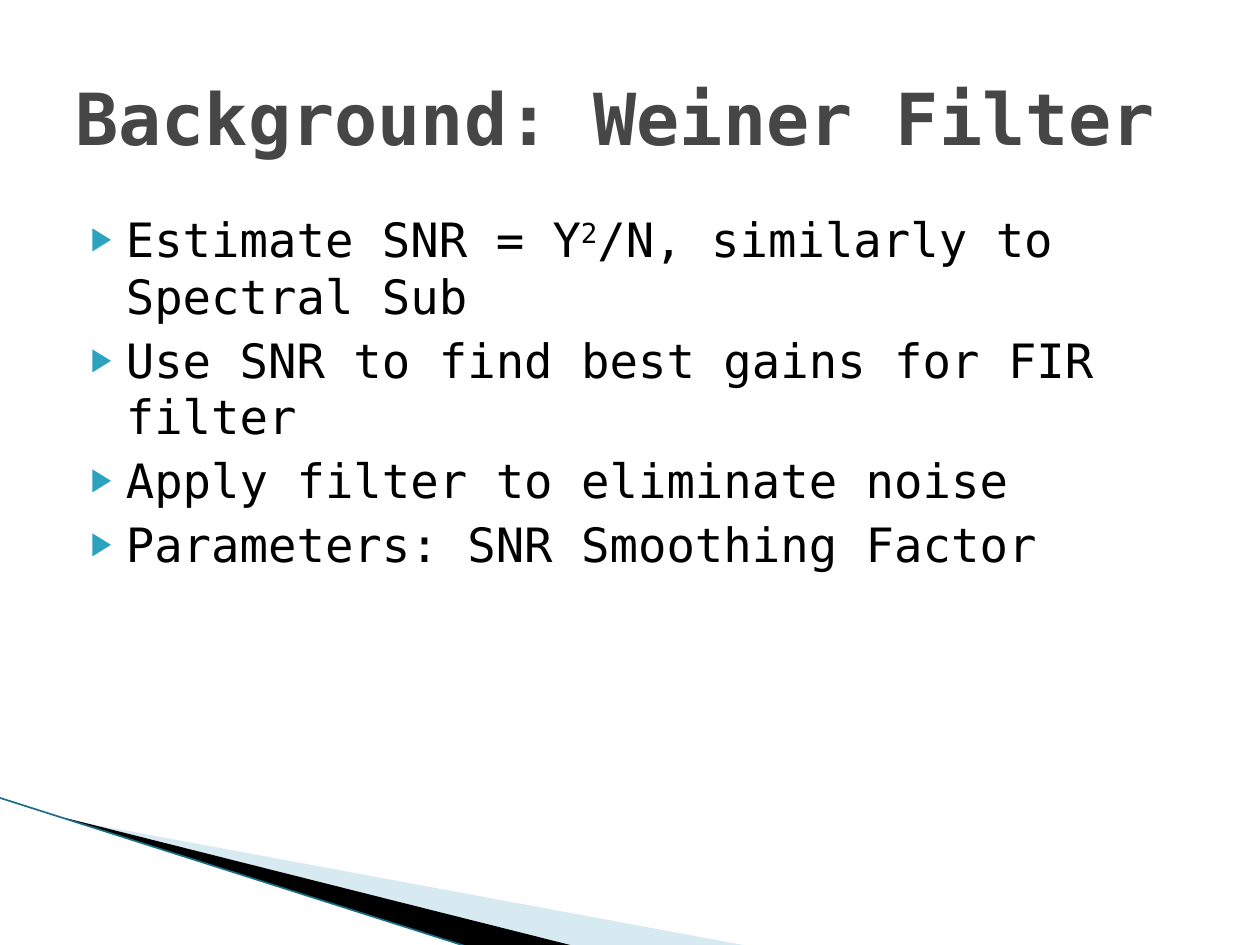
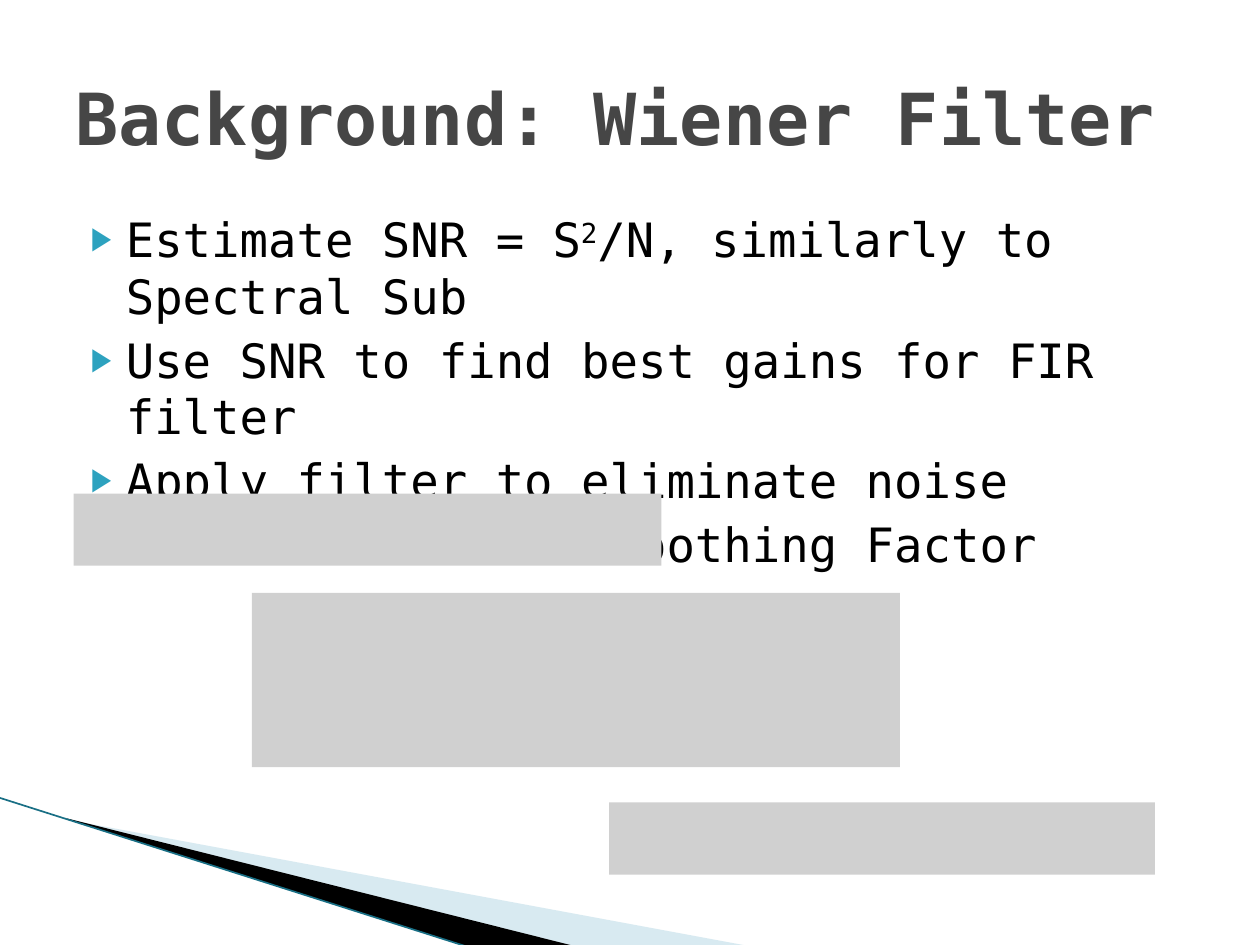
Before and after one commit to vfasburg/cse_848, a slide deck: slide 6 of project/848_Project_Presentation_Fasburg_Thomas.pptx. Drawn at 1260x945 pixels with LibreOffice and Linux fonts; fonts in the diff are those of the drawing; grey boxes stand for pictures; background and template pictures are left out. Boxes give left, top, right and bottom in pixels: in the first picture for what was removed or moved away, otherwise in the second. Text is boxed around its words. In the diff, an @@ line names an element or a change of style, - is before the commit and + after.

Commit message:
Updated Presentation

```diff
--- a/project/848_Project_Presentation_Fasburg_Thomas.pptx
+++ b/project/848_Project_Presentation_Fasburg_Thomas.pptx
@@ title at bbox=[75, 87, 1155, 160]: text changed @@
-Background: Weiner Filter
+Background: Wiener Filter
@@ text at bbox=[126, 220, 1053, 324]: text changed @@
-▶ Estimate SNR = Y2/N, similarly to Spectral Sub
+▶ Estimate SNR = S2/N, similarly to Spectral Sub
@@ picture added at bbox=[73, 494, 662, 566] @@
@@ picture added at bbox=[252, 592, 900, 766] @@
@@ picture added at bbox=[609, 803, 1154, 874] @@
```
Also in this commit, not shown: 1 other slide changed.
